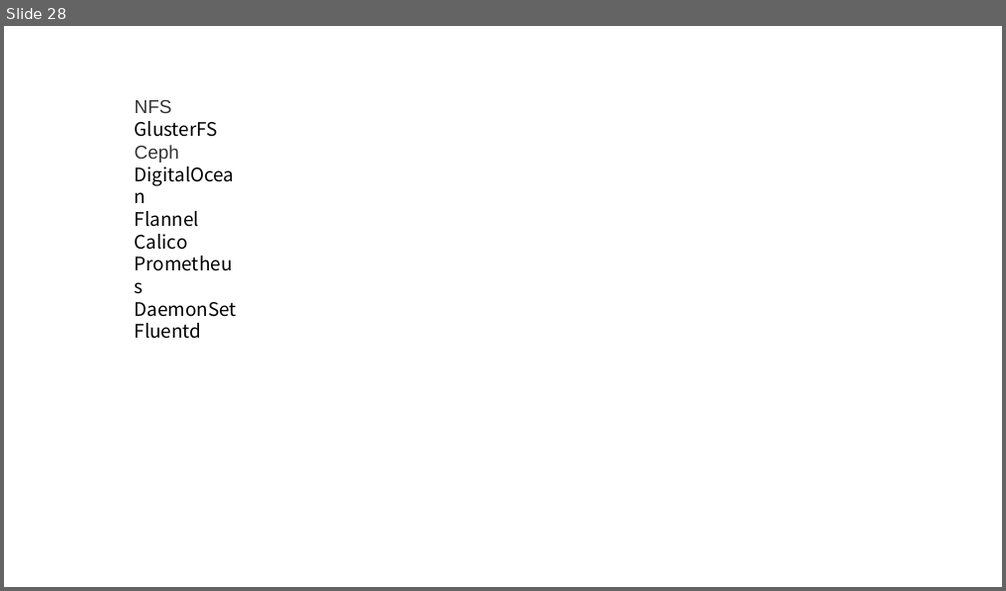
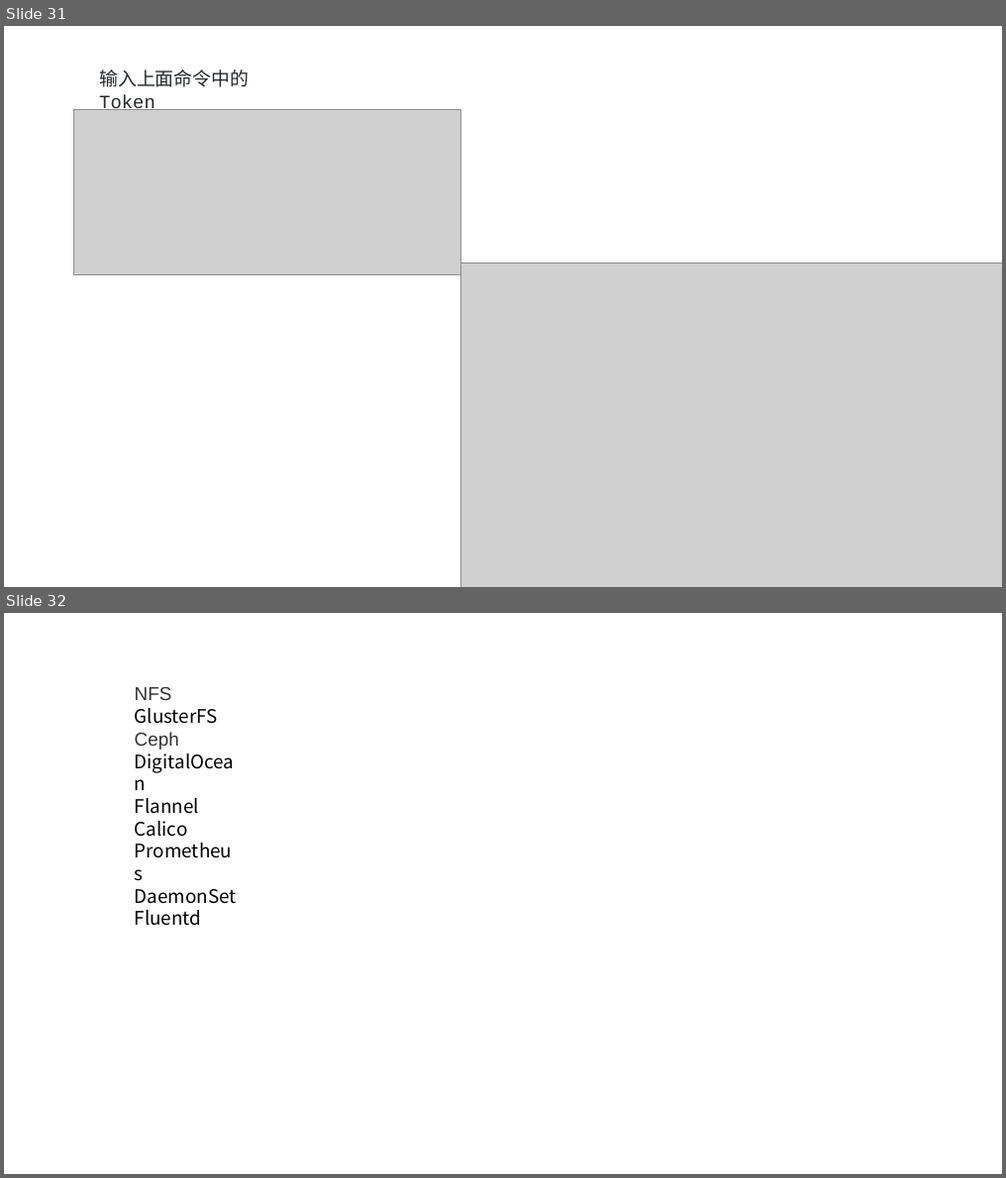
Before and after one commit to axzxs2001/Asp.NetCoreExperiment, a slide deck: Asp.NetCoreExperiment/kubernetes/kubernetes.pptx. Shown one above the other, each under a label of ours: slide 28 before the commit, slides 31 and 32 after it. The pictures are 1006x591 and 1006x1178 pixels, drawn with LibreOffice and Linux fonts; fonts in the diff are those of the drawing; grey boxes stand for pictures. Boxes give left, top, right and bottom in pixels: in the first picture for what was removed or moved away, otherwise in the second. Text is boxed around its words. In the diff, an @@ line names an element or a change of style, - is before the commit and + after.

```diff
--- a/Asp.NetCoreExperiment/kubernetes/kubernetes.pptx
+++ b/Asp.NetCoreExperiment/kubernetes/kubernetes.pptx
@@ slide 31 added at [4,26,1002,587], background #FFFFFF @@
@@ text added at [99,70,249,110], 18 pt, text #24292E @@
+输入上面命令中的Token
@@ picture added at [74,110,461,275] @@
@@ picture added at [461,263,1002,587] @@
@@ what was slide 28 is now slide 32 @@
```
Also in this commit, not shown: 4 other slides added, 1 slide removed.
